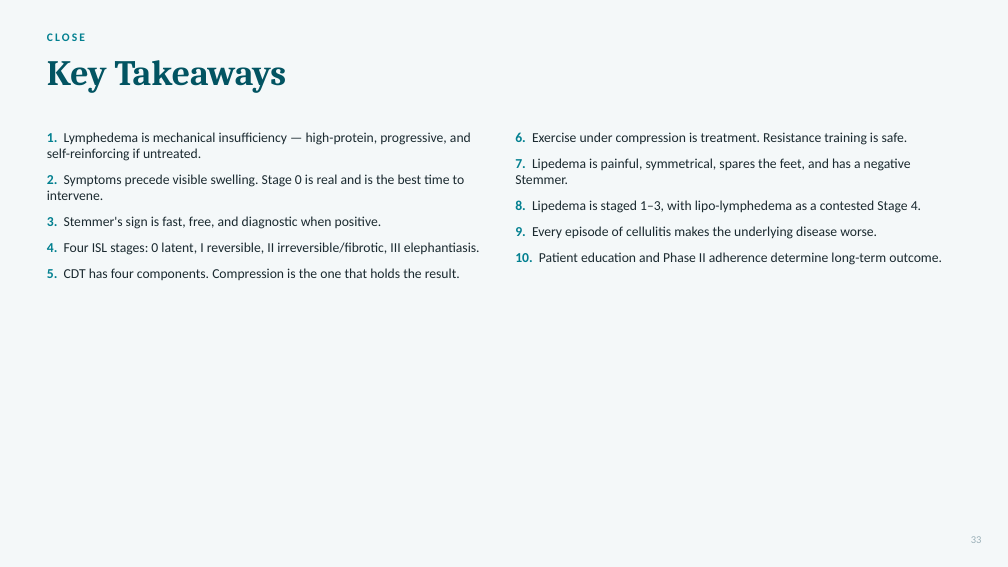
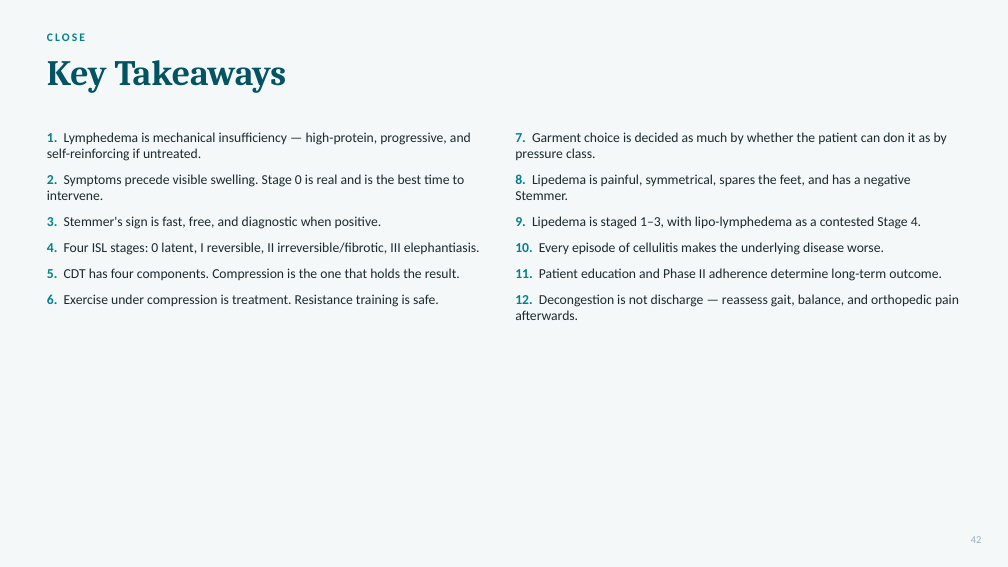
Before and after one commit to Information-vs-Energy-vs-Matter/Total_body_therapy_-_wellness, a slide deck: slide 42 of Lymphedema_Lipedema_TBTW.pptx (slide 33 before the commit). Drawn at 1008x567 pixels with LibreOffice and Linux fonts; fonts in the diff are those of the drawing. Boxes give left, top, right and bottom in pixels: in the first picture for what was removed or moved away, otherwise in the second. Text is boxed around its words. In the diff, an @@ line names an element or a change of style, - is before the commit and + after.

Commit message:
Add clinical photos, compression garment and post-PT sections

```diff
--- a/Lymphedema_Lipedema_TBTW.pptx
+++ b/Lymphedema_Lipedema_TBTW.pptx
@@ text at <box>515,132,959,320</box>: text changed @@
-6. Exercise under compression is treatment. Resistance training is safe.
-7. Lipedema is painful, symmetrical, spares the feet, and has a negative Stemmer.
-8. Lipedema is staged 1–3, with lipo-lymphedema as a contested Stage 4.
-9. Every episode of cellulitis makes the underlying disease worse.
-10. Patient education and Phase II adherence determine long-term outcome.
+7. Garment choice is decided as much by whether the patient can don it as by pressure class.
+8. Lipedema is painful, symmetrical, spares the feet, and has a negative Stemmer.
+9. Lipedema is staged 1–3, with lipo-lymphedema as a contested Stage 4.
+10. Every episode of cellulitis makes the underlying disease worse.
+11. Patient education and Phase II adherence determine long-term outcome.
+12. Decongestion is not discharge — reassess gait, balance, and orthopedic pain afterwards.
@@ text at <box>47,294,439,307</box>: paragraph added @@
+6. Exercise under compression is treatment. Resistance training is safe.
@@ text at <box>971,536,982,543</box>: text changed @@
-33
+42
```
Also in this commit, not shown: 23 other slides changed, 9 slides added, 40 other files.
